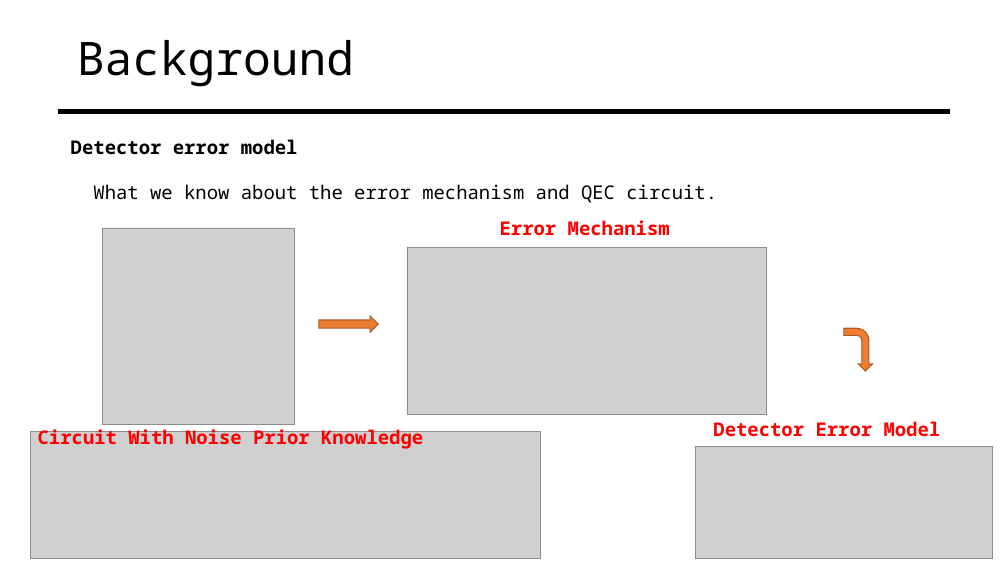
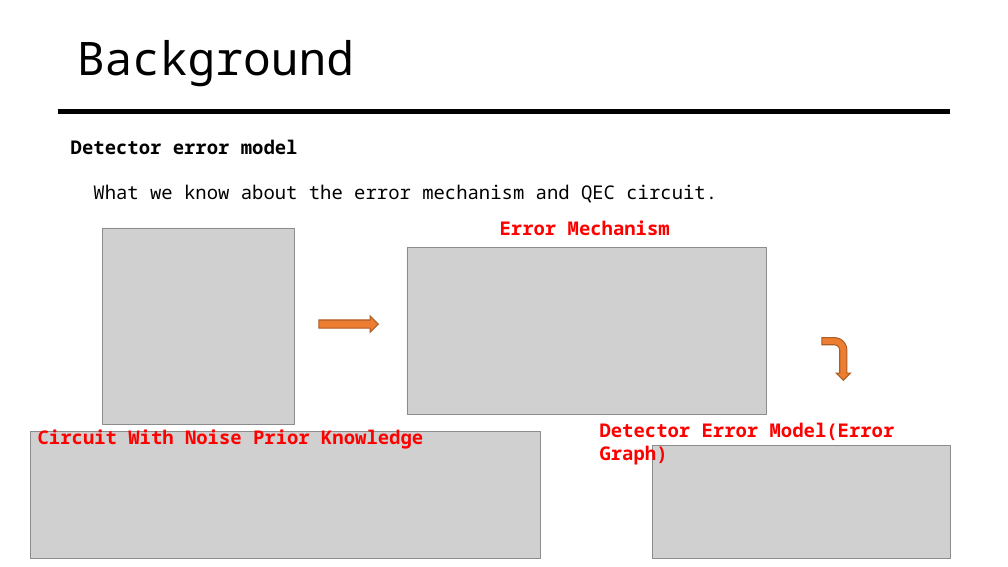
Before and after one commit to inmzhang/correlation, a slide deck: slide 4 of examples/correlation_analysis.pptx. Drawn at 1008x567 pixels with LibreOffice and Linux fonts; fonts in the diff are those of the drawing; grey boxes stand for pictures. Boxes give left, top, right and bottom in pixels: in the first picture for what was removed or moved away, otherwise in the second. Text is boxed around its words. In the diff, an @@ line names an element or a change of style, - is before the commit and + after.

```diff
--- a/examples/correlation_analysis.pptx
+++ b/examples/correlation_analysis.pptx
@@ bent arrow moved from (x1=844, y1=329, x2=873, y2=371) to (x1=822, y1=338, x2=851, y2=380) @@
@@ text at (x1=600, y1=422, x2=895, y2=466): text changed @@
-Detector Error Model
+Detector Error Model(Error Graph)
@@ picture moved from (x1=696, y1=446, x2=994, y2=559) to (x1=653, y1=445, x2=951, y2=558) @@
```
Also in this commit, not shown: 3 other slides changed.
